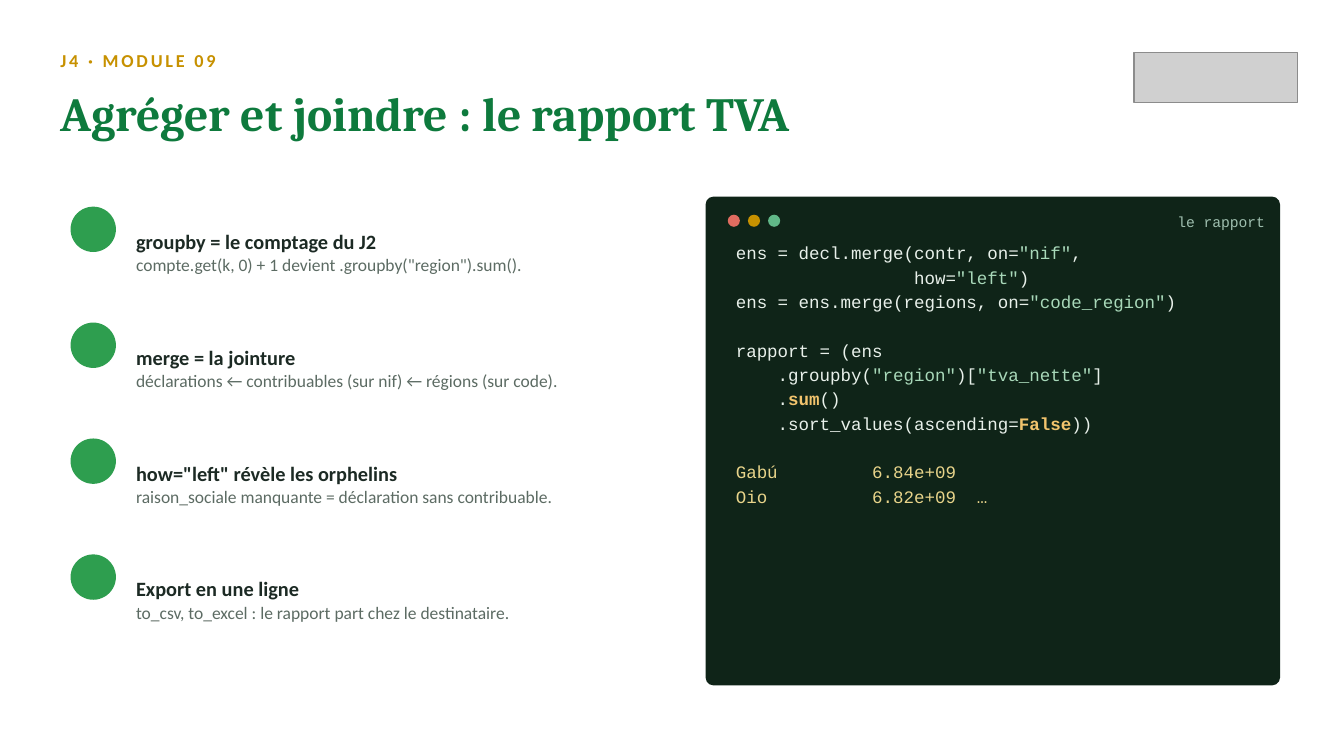
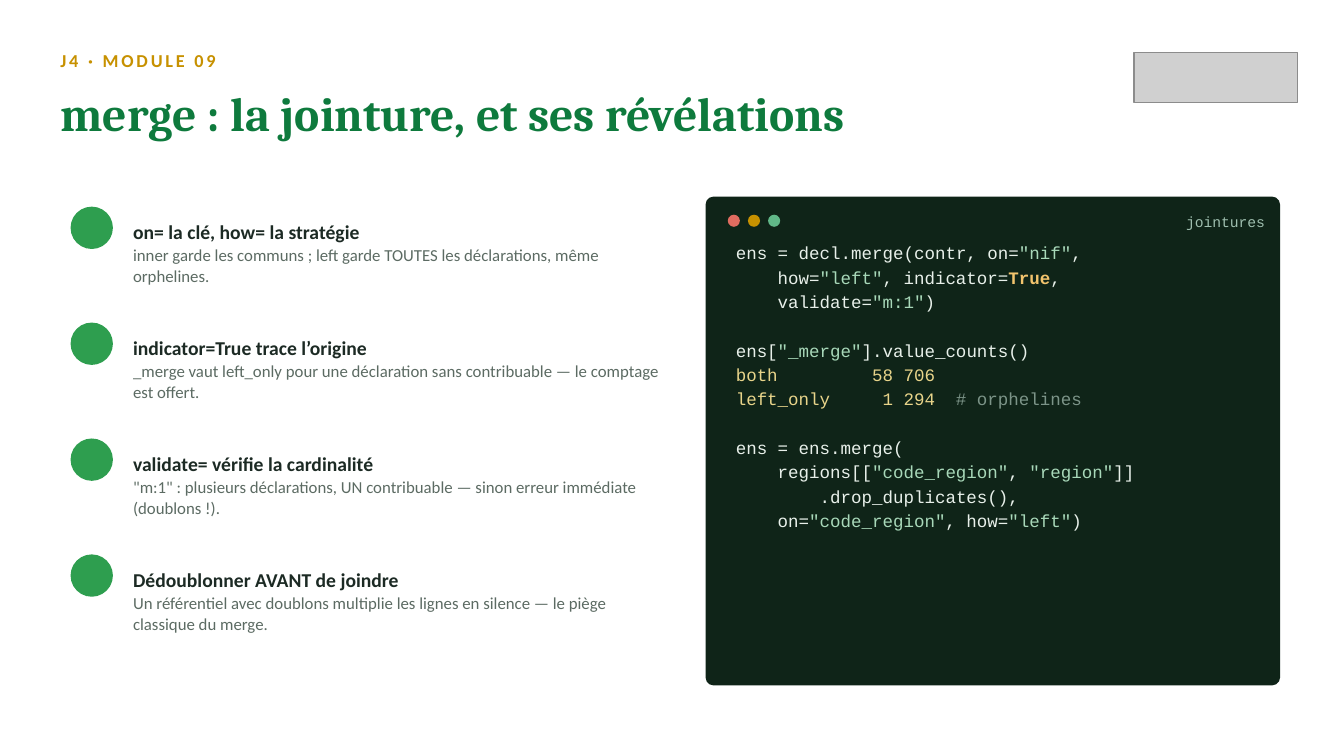
Before and after one commit to sogui/formation-python, a slide deck: slide 11 of slides/sources/J4-objets-pandas.pptx (slide 6 before the commit). Drawn at 1344x756 pixels with LibreOffice and Linux fonts; fonts in the diff are those of the drawing; grey boxes stand for pictures; background and template pictures are left out. Boxes give left, top, right and bottom in pixels: in the first picture for what was removed or moved away, otherwise in the second. Text is boxed around its words. In the diff, an @@ line names an element or a change of style, - is before the commit and + after.

Commit message:
Slides enrichies : niveau intermédiaire, ~14-15 diapos par journée
- J1 : REPL/débogage, pièges du float pour les montants, round bancaire,
  f-strings détaillées, truthiness, enumerate/zip, while, compréhensions
- J2 : *args/**kwargs, portée LEGB et défaut mutable, lambda/key=,
  slicing et copie, Counter/defaultdict, tableau de choix des structures
- J3 : pathlib complet (glob), DictWriter et newline, options JSON,
  hiérarchie des exceptions, else/finally, exceptions métier, uv détaillé
- J4 : dataclass avancé (frozen, __post_init__, field), loc/iloc et
  SettingWithCopyWarning, to_datetime/.dt, agg nommés, merge validé
- J5 : argparse détaillé, logging, vectorisation, anatomie d'un script,
  checklist qualité avant de rendre

```diff
--- a/slides/sources/J4-objets-pandas.pptx
+++ b/slides/sources/J4-objets-pandas.pptx
@@ text at (60,97,844,142): text changed @@
-Agréger et joindre : le rapport TVA
+merge : la jointure, et ses révélations
@@ text at (133,225,598,285): text changed; size 12.5 to 12 pt @@
-groupby = le comptage du J2
-compte.get(k, 0) + 1 devient .groupby("region").sum().
+on= la clé, how= la stratégie
+inner garde les communs ; left garde TOUTES les déclarations, même orphelines.
@@ text at (1186,216,1265,230): text changed @@
-le rapport
+jointures
@@ text at (736,272,1134,531): text changed @@
-how="left")
-ens = ens.merge(regions, on="code_region")
-rapport = (ens
-.groupby("region")["tva_nette"]
-.sum()
-.sort_values(ascending=False))
-Gabú 6.84e+09
-Oio 6.82e+09 …
+how="left", indicator=True,
+validate="m:1")
+ens["_merge"].value_counts()
+both 58 706
+left_only 1 294 # orphelines
+ens = ens.merge(
+regions[["code_region", "region"]]
+.drop_duplicates(),
+on="code_region", how="left")
@@ text at (133,341,659,398): text changed; size 12.5 to 12 pt @@
-merge = la jointure
-déclarations ← contribuables (sur nif) ← régions (sur code).
+indicator=True trace l’origine
+_merge vaut left_only pour une déclaration sans contribuable — le comptage est offert.
@@ text at (133,457,636,516): text changed; size 12.5 to 12 pt @@
-how="left" révèle les orphelins
-raison_sociale manquante = déclaration sans contribuable.
+validate= vérifie la cardinalité
+"m:1" : plusieurs déclarations, UN contribuable — sinon erreur immédiate (doublons !).
@@ text at (133,573,606,633): text changed; size 12.5 to 12 pt @@
-Export en une ligne
-to_csv, to_excel : le rapport part chez le destinataire.
+Dédoublonner AVANT de joindre
+Un référentiel avec doublons multiplie les lignes en silence — le piège classique du merge.
```
Also in this commit, not shown: 7 other slides changed, 5 slides added, 9 other files.
